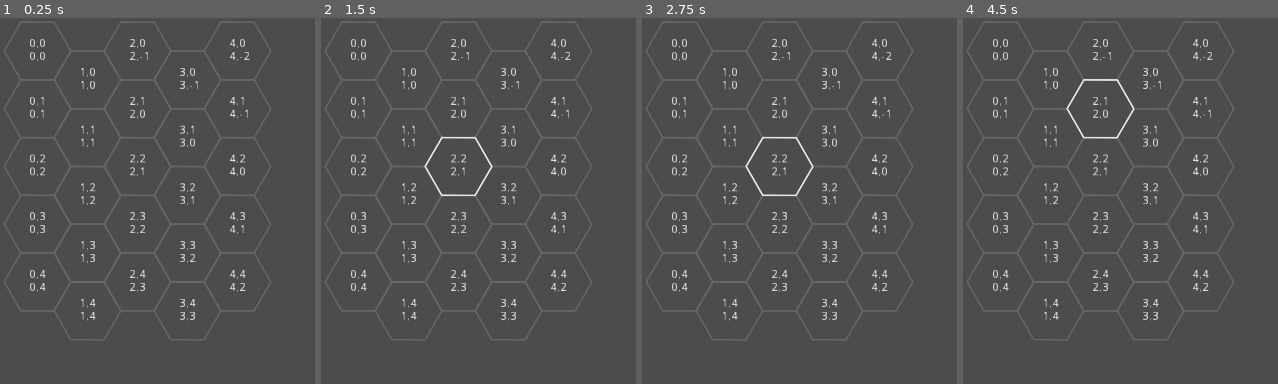
Above: before the commit, frames 1-4 (left to right).
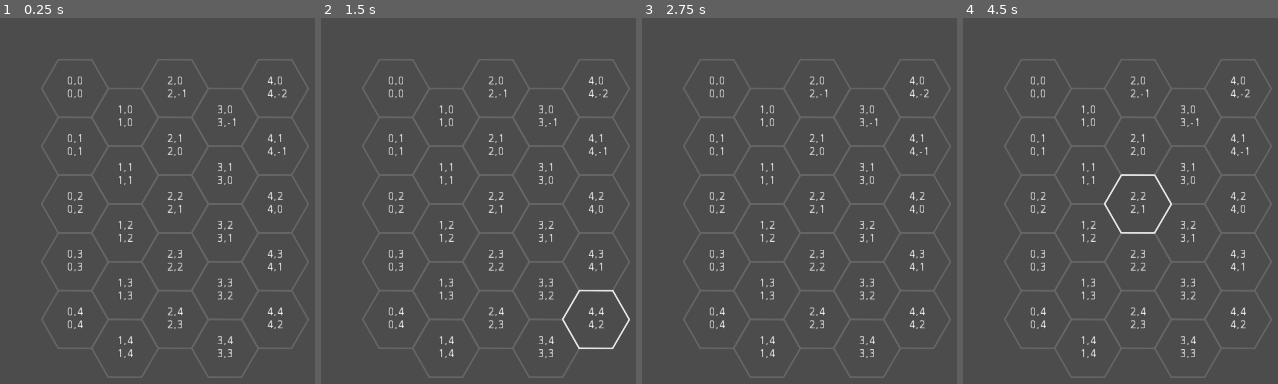
Above: after the commit, the same moments.

Repository: cardinal23/Hex2022
Game: Godot game, scene res://Main.tscn
The game is run twice, just before and just after one commit, with the same random seed, the same clock (stepped at 60 frames per second) and the same inputs.
Inputs (mouse positions are in pixels of both pictures, inside the frame that each line leads up to):
- Up to frame 1 (0.25 s): no input
- Up to frame 2 (1.5 s): tap Enter at 0.5 s; move the mouse to (outside the picture) at 0.52 s; tap Space at 1.25 s; move the mouse to (560, 266) at 1.27 s
- Up to frame 3 (2.75 s): tap Enter at 2 s; move the mouse to (outside the picture) at 2.02 s
- Up to frame 4 (4.5 s): tap Space at 2.75, 4.25 s; move the mouse to (outside the picture) at 2.77 s; tap Enter at 3.5 s; move the mouse to (outside the picture) at 3.52 s; move the mouse to (1123, 175) at 4.27 s

The runs differ from the first frame. In frame 1, 9.5% of the frame differs, in the area x 1-99%, y 1-99%; in frame 2, 9.8%; in frame 3, 9.6%; in frame 4, 9.8%.

Commit message:
Continued work on pixel to hex conversion

Diff:
--- a/Grid.gd
+++ b/Grid.gd
@@ -32,18 +32,33 @@
 
 func _input(event):
     if event is InputEventMouseMotion:
-        var eventCoordinates = pixel_to_flat_hex(event.position)
+        var localPosition = get_local_mouse_position()
+        var eventCoordinates = pixel_to_flat_hex(localPosition)
+
         highlightHex(eventCoordinates)
-        print(eventCoordinates)
+
+        var coordString = "(%s,%s) (%s,%s)" % [
+            localPosition.x,
+            localPosition.y,
+            eventCoordinates.x,
+            eventCoordinates.y
+        ]
+
+        print(coordString)
+
 
 func highlightHex(coordinates):
-    if !hexes.has(coordinates) || coordinates == highlightedHex:
+    # Hex is already highlighted, do nothing
+    if coordinates == highlightedHex:
         return
 
     if highlightedHex != null:
         var hex = hexes[highlightedHex]
         hex.isHighlighted = false
         hex.update()
+
+    if !hexes.has(coordinates):
+        return
 
     var hex = hexes[coordinates]
     highlightedHex = coordinates
@@ -54,8 +69,8 @@
 
 # https://www.redblobgames.com/grids/hexagons/#coordinates-axial
 func pixel_to_flat_hex(point):
-    var q = ( float(2)/3 * point.x                        ) / hexSize
-    var r = (float(-1)/3 * point.x  +  sqrt(3)/3 * point.y) / hexSize
+    var q = ( 2.0/3 * point.x                        ) / (hexSize / 2)
+    var r = (-1.0/3 * point.x  +  sqrt(3)/3 * point.y) / (hexSize / 2)
     return axial_to_oddq(axial_round(Vector2(q, r)))
 
 func oddq_to_axial(coordinates):
--- a/Main.tscn
+++ b/Main.tscn
@@ -5,7 +5,5 @@
 [node name="Main" type="Node2D"]
 
 [node name="Grid" parent="." instance=ExtResource( 1 )]
-margin_left = 10.0
-margin_top = 10.0
-margin_right = 50.0
-margin_bottom = 50.0
+margin_left = 100.0
+margin_top = 100.0
